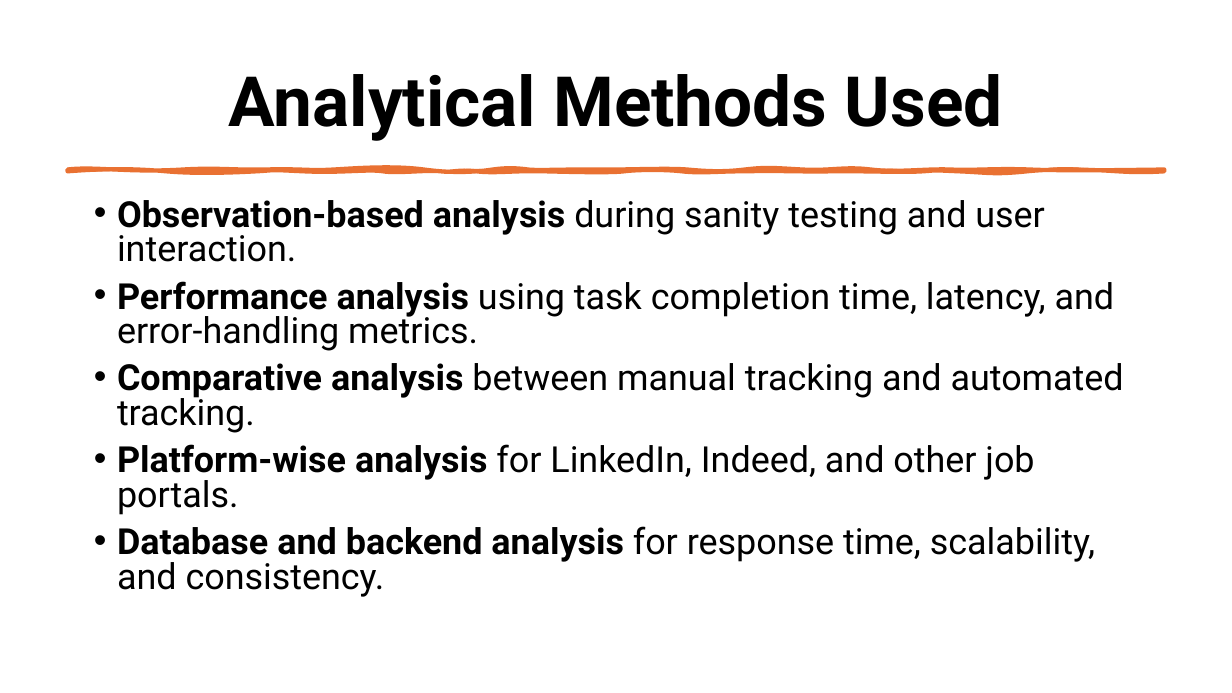
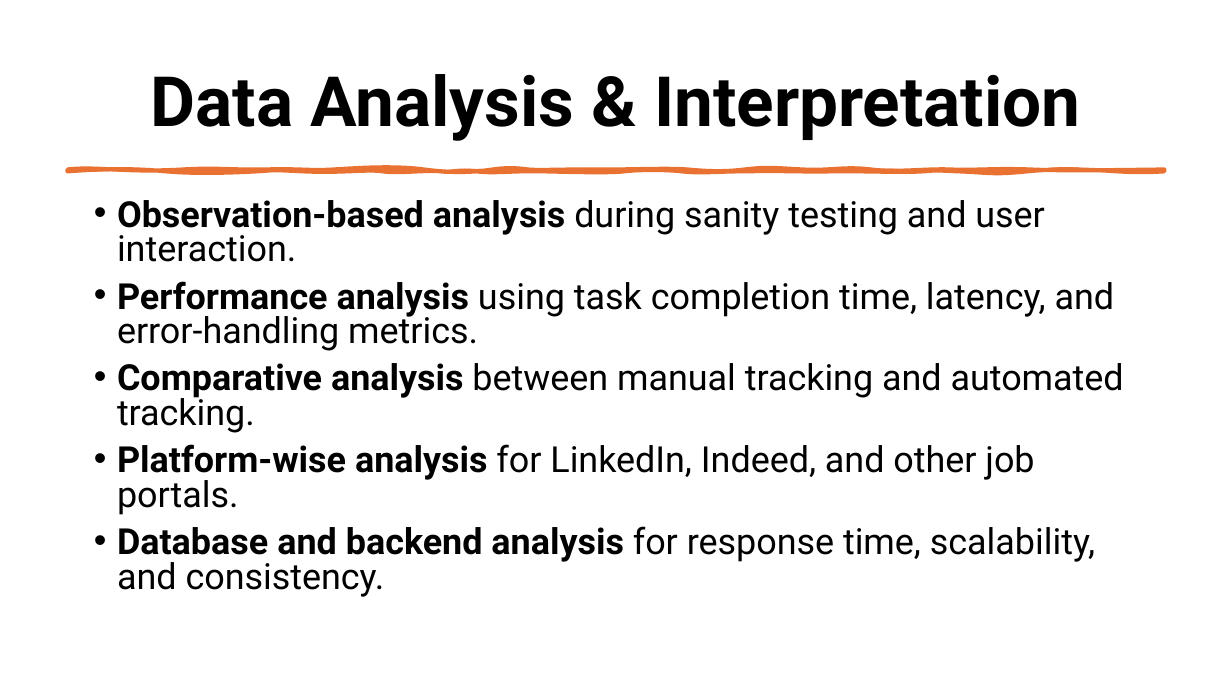
Before and after one commit to suhelgupta/mca-final-year-project, a slide deck: slide 10 of reports/Vignan Project Presentation.pptx (slide 8 before the commit). Drawn at 1232x693 pixels with LibreOffice and Linux fonts; fonts in the diff are those of the drawing. Boxes give left, top, right and bottom in pixels: in the first picture for what was removed or moved away, otherwise in the second. Text is boxed around its words. In the diff, an @@ line names an element or a change of style, - is before the commit and + after.

```diff
--- a/reports/Vignan Project Presentation.pptx
+++ b/reports/Vignan Project Presentation.pptx
@@ title at <box>151,74,1080,141</box>: text changed @@
-Analytical Methods Used
+Data Analysis & Interpretation
```
Also in this commit, not shown: 2 other slides changed, 6 slides added, 4 slides removed, 1 other file.
